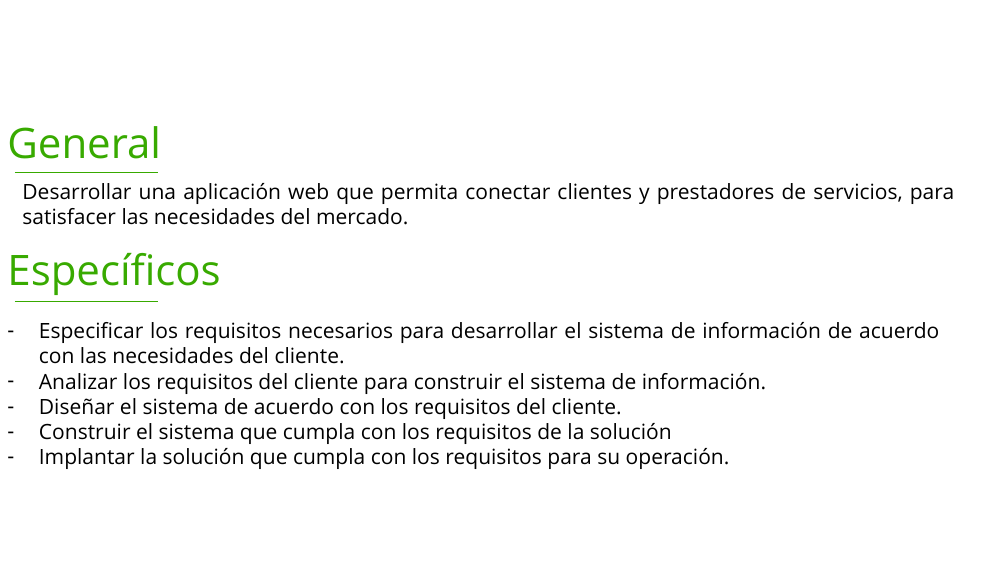
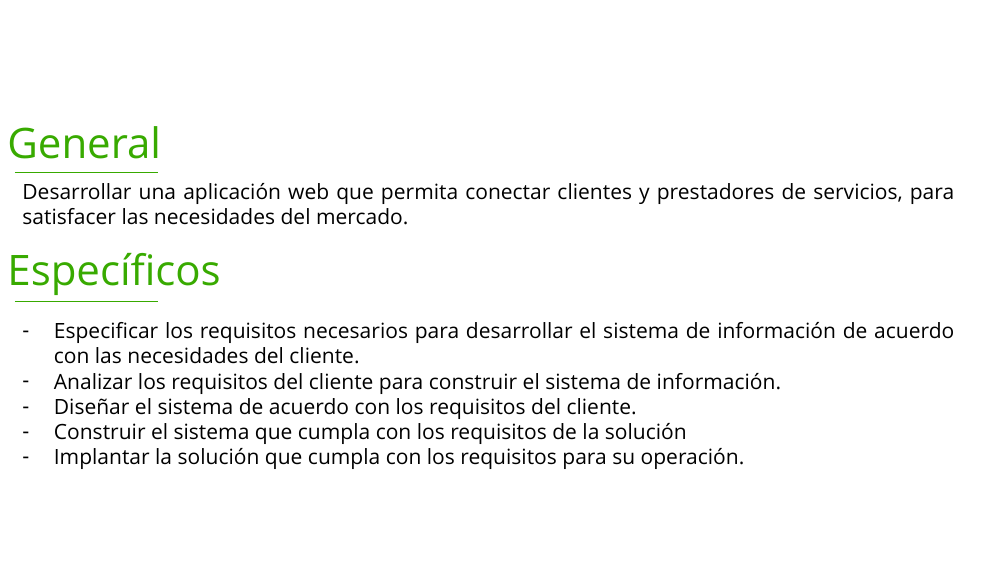
Before and after one commit to yeseniaquejada/SERVICE_MARKET, a slide deck: slide 6 of PROYECTO FORMATIVO.pptx. Drawn at 1008x567 pixels with LibreOffice and Linux fonts; fonts in the diff are those of the drawing; background and template pictures are left out. Boxes give left, top, right and bottom in pixels: in the first picture for what was removed or moved away, otherwise in the second. Text is boxed around its words. In the diff, an @@ line names an element or a change of style, - is before the commit and + after.

```diff
--- a/PROYECTO FORMATIVO.pptx
+++ b/PROYECTO FORMATIVO.pptx
@@ text "Especificar los requisitos necesarios para ..." moved from (x1=39, y1=322, x2=939, y2=469) to (x1=54, y1=322, x2=954, y2=469) @@
```
Also in this commit, not shown: 1 other slide changed, 2 slides added, 2 slides removed, 9 other files.
